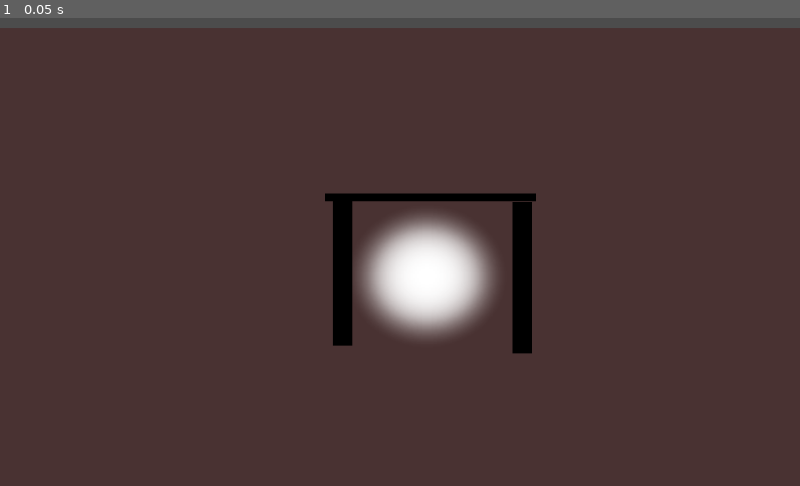
Above: before the commit, frame 1.
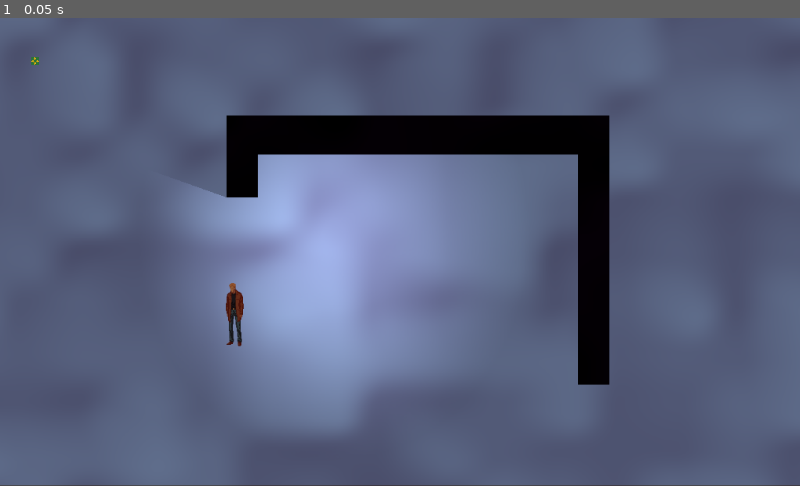
Above: after the commit, the same moment.

Repository: uniquenamesarehard/Codeday2019
Game: Godot game, scene res://Codeday.tscn
Same seed, same stepped clock (60 frames per second), same inputs: the game is played once before the commit and once after it. Before the commit the project starts from res://Codeday2019.tscn.
Inputs:
- Up to frame 1 (0.05 s): no input

The runs differ from the first frame. In frame 1, 100% of the frame differs, in the area x 0-100%, y 0-100%.
Error after the commit: Parse Error: Parse error: Spaces used before tabs on a line (res://Light2D.gd:11)

Commit message:
Iris' stuff

Diff:
--- /dev/null
+++ b/Codeday.tscn
@@ -0,0 +1,136 @@
+[gd_scene load_steps=10 format=2]
+
+[ext_resource path="res://white.png" type="Texture" id=1]
+[ext_resource path="res://light0.png" type="Texture" id=2]
+[ext_resource path="res://Light2D.gd" type="Script" id=3]
+[ext_resource path="res://black.png" type="Texture" id=4]
+[ext_resource path="res://Trenchcoat img.png" type="Texture" id=5]
+[ext_resource path="res://fog.shader" type="Shader" id=6]
+[ext_resource path="res://BGEntranceWallPaper.png" type="Texture" id=7]
+
+[sub_resource type="OccluderPolygon2D" id=2]
+
+closed = true
+cull_mode = 0
+polygon = PoolVector2Array( -1050, -750, 1050, -750, 1050, 750, -1050, 750 )
+
+[sub_resource type="ShaderMaterial" id=1]
+
+render_priority = 0
+shader = ExtResource( 6 )
+shader_param/color = null
+shader_param/OCTAVES = null
+_sections_unfolded = [ "shader_param" ]
+
+[node name="Codeday" type="Node2D" index="0"]
+
+__meta__ = {
+"_edit_lock_": true
+}
+
+[node name="white" type="Sprite" parent="." index="0"]
+
+modulate = Color( 0.419235, 0.481391, 0.613281, 1 )
+position = Vector2( 570, 280 )
+rotation = -3.45489e-11
+scale = Vector2( 0.631797, 0.424902 )
+texture = ExtResource( 1 )
+_sections_unfolded = [ "Material", "Visibility" ]
+
+[node name="Light2D" type="Light2D" parent="." index="1"]
+
+position = Vector2( 430, 280 )
+scale = Vector2( 0.687617, 0.789994 )
+enabled = true
+editor_only = false
+texture = ExtResource( 2 )
+offset = Vector2( 0, 0 )
+texture_scale = 1.0
+color = Color( 1, 1, 1, 1 )
+energy = 1.0
+mode = 0
+range_height = 0.0
+range_z_min = -1024
+range_z_max = 1024
+range_layer_min = 0
+range_layer_max = 0
+range_item_cull_mask = 1
+shadow_enabled = true
+shadow_color = Color( 0, 0, 0, 0 )
+shadow_buffer_size = 2048
+shadow_gradient_length = 0.0
+shadow_filter = 0
+shadow_filter_smooth = 0.0
+shadow_item_cull_mask = 1
+script = ExtResource( 3 )
+_sections_unfolded = [ "Shadow" ]
+
+[node name="black" type="Sprite" parent="." index="2"]
+
+position = Vector2( 310, 200 )
+scale = Vector2( 0.0190476, 0.04 )
+texture = ExtResource( 4 )
+__meta__ = {
+"_edit_group_": true
+}
+
+[node name="LightOccluder2D" type="LightOccluder2D" parent="black" index="0"]
+
+occluder = SubResource( 2 )
+light_mask = 1
+
+[node name="black2" type="Sprite" parent="." index="3"]
+
+position = Vector2( 760, 320 )
+scale = Vector2( 0.0190476, 0.2 )
+texture = ExtResource( 4 )
+__meta__ = {
+"_edit_group_": true
+}
+
+[node name="LightOccluder2D" type="LightOccluder2D" parent="black2" index="0"]
+
+occluder = SubResource( 2 )
+light_mask = 1
+
+[node name="black3" type="Sprite" parent="." index="4"]
+
+position = Vector2( 535, 150 )
+scale = Vector2( 0.233333, 0.0333333 )
+texture = ExtResource( 4 )
+__meta__ = {
+"_edit_group_": true
+}
+
+[node name="LightOccluder2D" type="LightOccluder2D" parent="black3" index="0"]
+
+occluder = SubResource( 2 )
+light_mask = 1
+__meta__ = {
+"_edit_lock_": true
+}
+
+[node name="Trenchcoat img" type="Sprite" parent="." index="5"]
+
+modulate = Color( 0.441406, 0.379333, 0.379333, 1 )
+position = Vector2( 300.839, 376.427 )
+rotation = 0.00017551
+scale = Vector2( 0.729445, 0.849416 )
+texture = ExtResource( 5 )
+_sections_unfolded = [ "Visibility" ]
+
+[node name="white2" type="Sprite" parent="." index="6"]
+
+modulate = Color( 0.168335, 0.360906, 0.769531, 1 )
+material = SubResource( 1 )
+position = Vector2( 586.145, 130.512 )
+rotation = 0.00017551
+scale = Vector2( 0.729445, 0.849416 )
+texture = ExtResource( 1 )
+_sections_unfolded = [ "Material", "Visibility" ]
+
+[node name="BGEntranceWallPaper" type="Sprite" parent="." index="7"]
+
+position = Vector2( 44.9942, 55.1203 )
+scale = Vector2( 0.309097, 0.309097 )
+texture = ExtResource( 7 )
--- a/Codeday2019.tscn
+++ /dev/null
@@ -1,107 +0,0 @@
-[gd_scene load_steps=6 format=2]
-
-[ext_resource path="res://white.png" type="Texture" id=1]
-[ext_resource path="res://light.png" type="Texture" id=2]
-[ext_resource path="res://spot.png" type="Texture" id=3]
-[ext_resource path="res://black.png" type="Texture" id=4]
-
-[sub_resource type="OccluderPolygon2D" id=1]
-
-closed = true
-cull_mode = 0
-polygon = PoolVector2Array( -38.4476, -32, -38.4476, 32, 32, 32, 32, -32 )
-
-[node name="Node2D" type="Node2D" index="0"]
-
-position = Vector2( 520, 300 )
-scale = Vector2( 17.3135, 10.5176 )
-
-[node name="white" type="Sprite" parent="." index="0"]
-
-modulate = Color( 0.320312, 0.220215, 0.220215, 1 )
-position = Vector2( -0.577587, 1.90158 )
-scale = Vector2( 0.0366806, 0.0389824 )
-texture = ExtResource( 1 )
-_sections_unfolded = [ "Visibility" ]
-
-[node name="Light2D" type="Light2D" parent="." index="1"]
-
-position = Vector2( 1.73275, 2.85237 )
-scale = Vector2( 0.138164, 0.20412 )
-enabled = false
-editor_only = false
-texture = ExtResource( 2 )
-offset = Vector2( 0, 0 )
-texture_scale = 1.0
-color = Color( 1, 0, 0, 1 )
-energy = 1.0
-mode = 0
-range_height = 0.0
-range_z_min = -1024
-range_z_max = 1024
-range_layer_min = 0
-range_layer_max = 0
-range_item_cull_mask = 1
-shadow_enabled = true
-shadow_color = Color( 0, 0, 0, 0 )
-shadow_buffer_size = 2048
-shadow_gradient_length = 0.0
-shadow_filter = 0
-shadow_filter_smooth = 0.0
-shadow_item_cull_mask = 1
-_sections_unfolded = [ "Shadow" ]
-__meta__ = {
-"_edit_group_": true
-}
-
-[node name="Sprite" type="Sprite" parent="Light2D" index="0"]
-
-texture = ExtResource( 3 )
-
-[node name="LightOccluder2D" type="LightOccluder2D" parent="." index="2"]
-
-position = Vector2( -4.62068, 1.90158 )
-scale = Vector2( 0.0180495, 0.282266 )
-occluder = SubResource( 1 )
-light_mask = 1
-__meta__ = {
-"_edit_group_": true
-}
-
-[node name="black" type="Sprite" parent="LightOccluder2D" index="0"]
-
-position = Vector2( -3.3855, 0.994705 )
-scale = Vector2( 0.0382436, 0.0433895 )
-texture = ExtResource( 4 )
-
-[node name="LightOccluder2D2" type="LightOccluder2D" parent="." index="3"]
-
-position = Vector2( 8.66377, 2.85237 )
-scale = Vector2( 0.0180495, 0.282266 )
-occluder = SubResource( 1 )
-light_mask = 1
-__meta__ = {
-"_edit_group_": true
-}
-
-[node name="black" type="Sprite" parent="LightOccluder2D2" index="0"]
-
-position = Vector2( -3.3855, 0.994705 )
-scale = Vector2( 0.0382436, 0.0433895 )
-texture = ExtResource( 4 )
-
-[node name="LightOccluder2D3" type="LightOccluder2D" parent="." index="4"]
-
-position = Vector2( 2.45473, -6.65552 )
-scale = Vector2( 0.194032, 0.0148561 )
-occluder = SubResource( 1 )
-light_mask = 1
-__meta__ = {
-"_edit_group_": true
-}
-
-[node name="black" type="Sprite" parent="LightOccluder2D3" index="0"]
-
-position = Vector2( -3.3855, 0.994705 )
-scale = Vector2( 0.0382436, 0.0433895 )
-texture = ExtResource( 4 )
--- /dev/null
+++ b/CoolGuy.gd
@@ -0,0 +1,20 @@
+extends Sprite
+
+
+func _ready():
+	position = Vector2(get_viewport().size.x/2, get_viewport().size.y/2)
+	scale = Vector2(0.3,0.3)
+
+	rotate(deg2rad(90))
+
+	set_process(true)
+
+func _process(delta):
+	rotation = self.rotation + deg2rad(90*delta)
+
+	translate(Vector2(-100*delta,0))
+	if(position.x<-0.5):
+		position = Vector2(get_viewport().size.x, get_viewport().size.y/2)
+
+	#if(position.y>-0.5):
+		#position = Vector2(get_viewport().size.x/2, get_viewport().size.y)
--- /dev/null
+++ b/Light2D.gd
@@ -0,0 +1,19 @@
+extends Light2D
+
+# class member variables go here, for example:
+# var a = 2
+# var b = "textvar"
+var f = 0
+func _ready():
+	energy = 0.01
+func  _input(event):
+	if event is InputEventKey:
+    	if event.pressed and event.scancode == KEY_F:
+        	f = f + 2
+func _process(delta):
+	if (f > 1):
+		energy = 1
+		if (f > 3):
+			f = 0
+	else:
+		energy = 0.01
--- a/Node2D.tscn
+++ /dev/null
@@ -1,42 +0,0 @@
-[gd_scene load_steps=3 format=2]
-
-[ext_resource path="res://icon.png" type="Texture" id=1]
-[ext_resource path="res://lightO.png" type="Texture" id=2]
-
-[node name="Node2D" type="Node2D" index="0"]
-
-__meta__ = {
-"_edit_lock_": true
-}
-
-[node name="icon" type="Sprite" parent="." index="0"]
-
-position = Vector2( 512, 302 )
-scale = Vector2( 15.875, 9.3125 )
-texture = ExtResource( 1 )
-
-[node name="Light2D" type="Light2D" parent="icon" index="0"]
-
-position = Vector2( -3.90551, 4.08054 )
-scale = Vector2( 0.0300765, 0.0429411 )
-enabled = true
-editor_only = false
-texture = ExtResource( 2 )
-offset = Vector2( 0, 0 )
-texture_scale = 1.0
-color = Color( 1, 1, 1, 1 )
-energy = 1.0
-mode = 0
-range_height = 0.0
-range_z_min = -1024
-range_z_max = 1024
-range_layer_min = 0
-range_layer_max = 0
-range_item_cull_mask = 1
-shadow_enabled = false
-shadow_color = Color( 0, 0, 0, 0 )
-shadow_buffer_size = 2048
-shadow_gradient_length = 0.0
-shadow_filter = 0
-shadow_filter_smooth = 0.0
-shadow_item_cull_mask = 1
--- /dev/null
+++ b/fog.shader
@@ -0,0 +1,44 @@
+shader_type canvas_item;
+
+uniform vec3 color = vec3(0.5, 0.0, 0.13);
+uniform int OCTAVES = 1;
+
+float rand(vec2 coord){
+	return fract(sin(dot(coord, vec2(56, 78)) * 1000.0) * 1000.0);
+}
+
+float noise(vec2 coord){
+	vec2 i = floor(coord);
+	vec2 f = fract(coord);
+
+	float a = rand(i);
+	float b = rand(i + vec2(1.0, 0.0));
+	float c = rand(i + vec2(0.0, 1.0));
+	float d = rand(i + vec2(1.0, 1.0));
+
+	vec2 cubic = f * f * (3.0 - 2.0 * f);
+
+	return mix(a, b, cubic.x) + (c - a) * cubic.y * (1.0 - cubic.x) + (d - b) * cubic.x * cubic.y;
+}
+
+float fbm(vec2 coord){
+	float value = 0.0;
+	float scale = 0.5;
+
+	for(int i = 0; i < OCTAVES; i++){
+		value += noise(coord) * scale;
+		coord *= 2.0;
+		scale *= 0.5;
+	}
+	return value;
+}
+
+void fragment(){
+	vec2 coord = UV * 20.0;
+
+	vec2 motion = vec2(fbm(coord + TIME * 0.5));
+
+	float final = fbm(coord + motion);
+
+	COLOR = vec4(color, final * 0.6);
+}
--- a/light_shadows.tscn
+++ /dev/null
@@ -1,365 +0,0 @@
-[gd_scene load_steps=10 format=2]
-
-[ext_resource path="res://light.png" type="Texture" id=1]
-[ext_resource path="res://spot.png" type="Texture" id=2]
-
-[sub_resource type="OccluderPolygon2D" id=1]
-
-closed = true
-cull_mode = 0
-polygon = PoolVector2Array( -15.913, -15.9738, 15.9079, -16.0785, 15.6986, 15.847, -16.1223, 15.9517 )
-_sections_unfolded = [ "Resource" ]
-
-[sub_resource type="CanvasItemMaterial" id=2]
-
-render_priority = 0
-blend_mode = 1
-light_mode = 0
-
-[sub_resource type="Animation" id=3]
-
-length = 16.0
-loop = true
-step = 0.1
-tracks/0/type = "value"
-tracks/0/path = NodePath(".:position")
-tracks/0/interp = 1
-tracks/0/loop_wrap = true
-tracks/0/imported = false
-tracks/0/enabled = true
-tracks/0/keys = {
-"times": PoolRealArray( 0, 4, 8, 12 ),
-"transitions": PoolRealArray( -2, -2, -2, -2 ),
-"update": 0,
-"values": [ Vector2( 159.289, 452.441 ), Vector2( 132.279, 80.4366 ), Vector2( 700.722, 241.27 ), Vector2( 429.392, 571.532 ) ]
-}
-
-[sub_resource type="Animation" id=4]
-
-length = 16.0
-loop = true
-step = 0.1
-tracks/0/type = "value"
-tracks/0/path = NodePath(".:position")
-tracks/0/interp = 1
-tracks/0/loop_wrap = true
-tracks/0/imported = false
-tracks/0/enabled = true
-tracks/0/keys = {
-"times": PoolRealArray( 0, 4.1, 8.1, 11.8 ),
-"transitions": PoolRealArray( -2, -2, -2, -2 ),
-"update": 0,
-"values": [ Vector2( 753.756, 314.336 ), Vector2( 69.7562, 234.336 ), Vector2( 256.756, 575.336 ), Vector2( 516.756, 530.336 ) ]
-}
-
-[sub_resource type="CanvasItemMaterial" id=5]
-
-render_priority = 0
-blend_mode = 1
-light_mode = 0
-
-[sub_resource type="CanvasItemMaterial" id=6]
-
-render_priority = 0
-blend_mode = 1
-light_mode = 0
-
-[sub_resource type="Animation" id=7]
-
-length = 16.0
-loop = true
-step = 0.1
-tracks/0/type = "value"
-tracks/0/path = NodePath(".:position")
-tracks/0/interp = 1
-tracks/0/loop_wrap = true
-tracks/0/imported = false
-tracks/0/enabled = true
-tracks/0/keys = {
-"times": PoolRealArray( 0, 4.1, 7.9, 12.1 ),
-"transitions": PoolRealArray( -2, -2, -2, -2 ),
-"update": 0,
-"values": [ Vector2( 692.078, 29.8849 ), Vector2( 309.606, 31.5551 ), Vector2( 40.7064, 238.658 ), Vector2( 685.397, 282.082 ) ]
-}
-
-[node name="base" type="Node2D"]
-
-[node name="ambient" type="CanvasModulate" parent="." index="0"]
-
-color = Color( 0.27451, 0.27451, 0.27451, 1 )
-
-[node name="bg" type="Sprite" parent="." index="1"]
-
-position = Vector2( 401.251, 301.906 )
-scale = Vector2( 6.39454, 4.82665 )
-
-[node name="casters" type="Node2D" parent="." index="2"]
-
-[node name="shadow_caster" type="Sprite" parent="casters" index="0"]
-
-position = Vector2( 95.2909, 85.3186 )
-
-[node name="occluder" type="LightOccluder2D" parent="casters/shadow_caster" index="0"]
-
-occluder = SubResource( 1 )
-light_mask = 1
-
-[node name="shadow_caster1" type="Sprite" parent="casters" index="1"]
-
-position = Vector2( 200.291, 313.319 )
-
-[node name="occluder" type="LightOccluder2D" parent="casters/shadow_caster1" index="0"]
-
-occluder = SubResource( 1 )
-light_mask = 1
-
-[node name="shadow_caster2" type="Sprite" parent="casters" index="2"]
-
-editor/display_folded = true
-position = Vector2( 76.2909, 405.319 )
-
-[node name="occluder" type="LightOccluder2D" parent="casters/shadow_caster2" index="0"]
-
-occluder = SubResource( 1 )
-light_mask = 1
-
-[node name="shadow_caster3" type="Sprite" parent="casters" index="3"]
-
-editor/display_folded = true
-position = Vector2( 348.291, 206.319 )
-
-[node name="occluder" type="LightOccluder2D" parent="casters/shadow_caster3" index="0"]
-
-occluder = SubResource( 1 )
-light_mask = 1
-
-[node name="shadow_caster4" type="Sprite" parent="casters" index="4"]
-
-editor/display_folded = true
-position = Vector2( 239.291, 48.3186 )
-
-[node name="occluder" type="LightOccluder2D" parent="casters/shadow_caster4" index="0"]
-
-occluder = SubResource( 1 )
-light_mask = 1
-
-[node name="shadow_caster5" type="Sprite" parent="casters" index="5"]
-
-editor/display_folded = true
-position = Vector2( 140.291, 561.319 )
-
-[node name="occluder" type="LightOccluder2D" parent="casters/shadow_caster5" index="0"]
-
-occluder = SubResource( 1 )
-light_mask = 1
-
-[node name="shadow_caster6" type="Sprite" parent="casters" index="6"]
-
-editor/display_folded = true
-position = Vector2( 392.291, 499.319 )
-
-[node name="occluder" type="LightOccluder2D" parent="casters/shadow_caster6" index="0"]
-
-occluder = SubResource( 1 )
-light_mask = 1
-
-[node name="shadow_caster7" type="Sprite" parent="casters" index="7"]
-
-editor/display_folded = true
-position = Vector2( 735.291, 552.319 )
-
-[node name="occluder" type="LightOccluder2D" parent="casters/shadow_caster7" index="0"]
-
-occluder = SubResource( 1 )
-light_mask = 1
-
-[node name="shadow_caster8" type="Sprite" parent="casters" index="8"]
-
-editor/display_folded = true
-position = Vector2( 661.291, 371.319 )
-
-[node name="occluder" type="LightOccluder2D" parent="casters/shadow_caster8" index="0"]
-
-occluder = SubResource( 1 )
-light_mask = 1
-
-[node name="shadow_caster9" type="Sprite" parent="casters" index="9"]
-
-editor/display_folded = true
-position = Vector2( 567.291, 574.319 )
-
-[node name="occluder" type="LightOccluder2D" parent="casters/shadow_caster9" index="0"]
-
-occluder = SubResource( 1 )
-light_mask = 1
-
-[node name="shadow_caster10" type="Sprite" parent="casters" index="10"]
-
-position = Vector2( 420.291, 350.319 )
-
-[node name="occluder" type="LightOccluder2D" parent="casters/shadow_caster10" index="0"]
-
-occluder = SubResource( 1 )
-light_mask = 1
-
-[node name="shadow_caster11" type="Sprite" parent="casters" index="11"]
-
-position = Vector2( 463.291, 106.319 )
-
-[node name="occluder" type="LightOccluder2D" parent="casters/shadow_caster11" index="0"]
-
-occluder = SubResource( 1 )
-light_mask = 1
-
-[node name="shadow_caster12" type="Sprite" parent="casters" index="12"]
-
-editor/display_folded = true
-position = Vector2( 621.291, 78.3186 )
-
-[node name="occluder" type="LightOccluder2D" parent="casters/shadow_caster12" index="0"]
-
-occluder = SubResource( 1 )
-light_mask = 1
-
-[node name="shadow_caster13" type="Sprite" parent="casters" index="13"]
-
-editor/display_folded = true
-position = Vector2( 761.291, 240.319 )
-
-[node name="occluder" type="LightOccluder2D" parent="casters/shadow_caster13" index="0"]
-
-occluder = SubResource( 1 )
-light_mask = 1
-
-[node name="shadow_caster14" type="Sprite" parent="casters" index="14"]
-
-position = Vector2( 771.291, 29.3186 )
-
-[node name="occluder" type="LightOccluder2D" parent="casters/shadow_caster14" index="0"]
-
-occluder = SubResource( 1 )
-light_mask = 1
-
-[node name="red_light" type="Light2D" parent="." index="3"]
-
-position = Vector2( 159.289, 452.441 )
-enabled = true
-editor_only = false
-texture = ExtResource( 1 )
-offset = Vector2( 0, 0 )
-texture_scale = 1.0
-color = Color( 1, 0.446392, 0.0576646, 1 )
-energy = 1.0
-mode = 0
-range_height = 0.0
-range_z_min = -1024
-range_z_max = 1024
-range_layer_min = 0
-range_layer_max = 0
-range_item_cull_mask = 1
-shadow_enabled = true
-shadow_color = Color( 0, 0, 0, 0 )
-shadow_buffer_size = 2048
-shadow_gradient_length = 1.3
-shadow_filter = 3
-shadow_filter_smooth = 11.1
-shadow_item_cull_mask = 1
-
-[node name="blob" type="Sprite" parent="red_light" index="0"]
-
-material = SubResource( 2 )
-texture = ExtResource( 2 )
-
-[node name="anim" type="AnimationPlayer" parent="red_light" index="1"]
-
-root_node = NodePath("..")
-autoplay = "motion"
-playback_process_mode = 1
-playback_default_blend_time = 0.0
-playback_speed = 1.0
-anims/motion = SubResource( 3 )
-anims/motion2 = SubResource( 4 )
-blend_times = [  ]
-
-[node name="green_light" type="Light2D" parent="." index="4"]
-
-position = Vector2( 753.756, 314.336 )
-enabled = true
-editor_only = false
-texture = ExtResource( 1 )
-offset = Vector2( 0, 0 )
-texture_scale = 1.0
-color = Color( 0.49247, 0.878537, 0.409146, 1 )
-energy = 1.0
-mode = 0
-range_height = 0.0
-range_z_min = -1024
-range_z_max = 1024
-range_layer_min = 0
-range_layer_max = 0
-range_item_cull_mask = 1
-shadow_enabled = true
-shadow_color = Color( 0, 0, 0, 0 )
-shadow_buffer_size = 2048
-shadow_gradient_length = 1.2
-shadow_filter = 3
-shadow_filter_smooth = 7.1
-shadow_item_cull_mask = 1
-
-[node name="blob" type="Sprite" parent="green_light" index="0"]
-
-material = SubResource( 5 )
-texture = ExtResource( 2 )
-
-[node name="anim" type="AnimationPlayer" parent="green_light" index="1"]
-
-root_node = NodePath("..")
-autoplay = "m2"
-playback_process_mode = 1
-playback_default_blend_time = 0.0
-playback_speed = 1.0
-anims/m2 = SubResource( 4 )
-anims/motion = SubResource( 3 )
-blend_times = [  ]
-
-[node name="blue_light" type="Light2D" parent="." index="5"]
-
-position = Vector2( 692.078, 29.8849 )
-enabled = true
-editor_only = false
-texture = ExtResource( 1 )
-offset = Vector2( 0, 0 )
-texture_scale = 1.0
-color = Color( 0.396752, 0.446392, 0.929792, 1 )
-energy = 1.0
-mode = 0
-range_height = 0.0
-range_z_min = -1024
-range_z_max = 1024
-range_layer_min = 0
-range_layer_max = 0
-range_item_cull_mask = 1
-shadow_enabled = true
-shadow_color = Color( 0, 0, 0, 0 )
-shadow_buffer_size = 2048
-shadow_gradient_length = 1.4
-shadow_filter = 3
-shadow_filter_smooth = 5.3
-shadow_item_cull_mask = 1
-
-[node name="blob" type="Sprite" parent="blue_light" index="0"]
-
-material = SubResource( 6 )
-texture = ExtResource( 2 )
-
-[node name="anim" type="AnimationPlayer" parent="blue_light" index="1"]
-
-root_node = NodePath("..")
-autoplay = "motion3"
-playback_process_mode = 1
-playback_default_blend_time = 0.0
-playback_speed = 1.0
-anims/motion = SubResource( 3 )
-anims/motion2 = SubResource( 4 )
-anims/motion3 = SubResource( 7 )
-blend_times = [  ]
--- a/project.godot
+++ b/project.godot
@@ -11,8 +11,12 @@
 [application]
 
 config/name="Codeday2019"
-run/main_scene="res://Codeday2019.tscn"
+run/main_scene="res://Codeday.tscn"
 config/icon="res://icon.png"
+
+[display]
+
+window/dpi/allow_hidpi=true
 
 [rendering]
 
Binary file added: BGEntranceWallPaper.png
Not shown, added: BGEntranceWallPaper.png.import
Binary file added: CoolGuy.png
Not shown, changed: CoolGuy.png.import
Binary file added: Trenchcoat img.png
Not shown, added: Trenchcoat img.png.import
Binary file removed: light.png
Binary file added: light0.png
Not shown, changed: light0.png.import
Binary file removed: lightO.png
Not shown, added: .gd
Not shown, added: image0.psd
